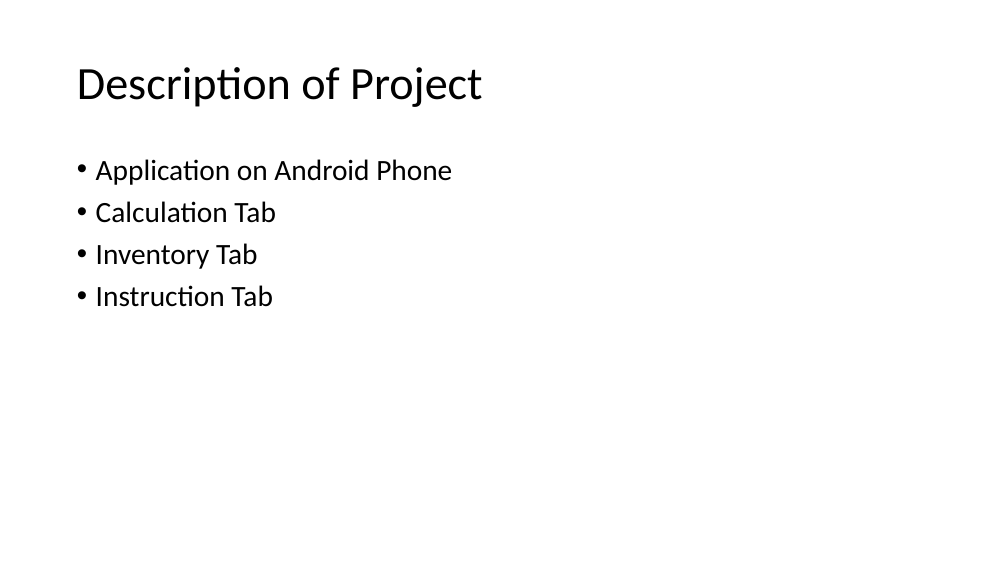
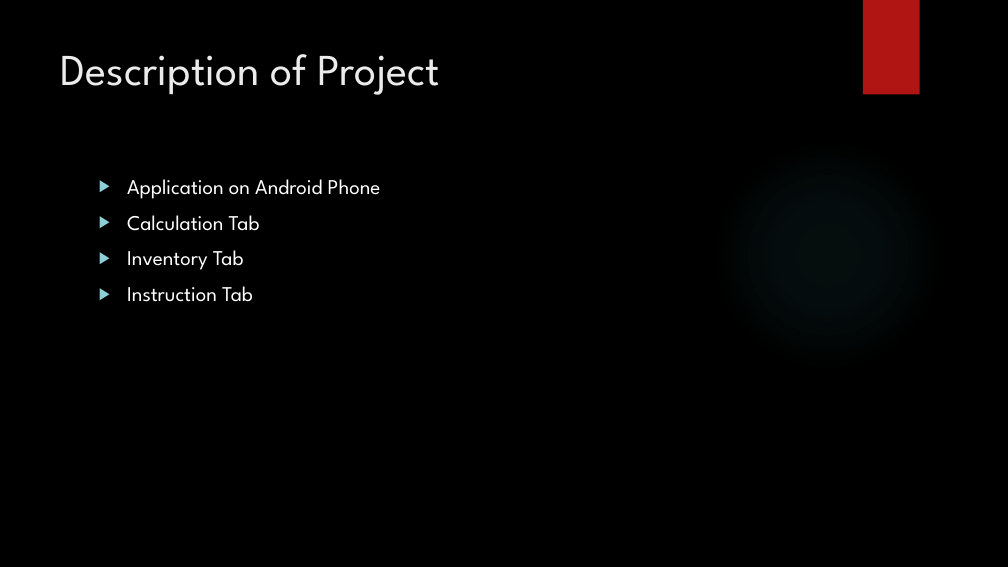
Before and after one commit to kate199696/SeniorProject, a slide deck: slide 2 of presentation/designpres.pptx. Drawn at 1008x567 pixels with LibreOffice and Linux fonts; fonts in the diff are those of the drawing; background and template pictures are left out. Boxes give left, top, right and bottom in pixels: in the first picture for what was removed or moved away, otherwise in the second. Text is boxed around its words. In the diff, an @@ line names an element or a change of style, - is before the commit and + after.

```diff
--- a/presentation/designpres.pptx
+++ b/presentation/designpres.pptx
@@ background #FFFFFF to picture (left out) @@
@@ rectangle added at (863, 0, 920, 95), fill #B01513 @@
@@ title "Description of Project": place and size @@
-title "Description of Project" at (77, 67, 482, 107)
+title "Description of Project" at (61, 54, 440, 95)
@@ title "Description of Project" at (61, 54, 440, 95): size 44 to 42 pt, font Calibri to League Spartan, text colour #000000 to #EBEBEB; line spacing 0.9 to 1; vertical alignment middle to top @@
@@ ellipse added at (712, 138, 944, 371), fill gradient #50B9C1 @@
@@ text "Application on Android Phone": place and size @@
-text "Application on Android Phone" at (96, 159, 452, 307)
+text "Application on Android Phone" at (127, 179, 381, 302)
@@ text "Application on Android Phone" at (127, 179, 381, 302): size 28 to 20 pt, font Calibri to League Spartan, text colour #000000 to #FFFFFF; bullet • to ▶; line spacing 0.9 to 1 @@
```
Also in this commit, not shown: 10 other slides changed, 3 slides added, 3 other files.
